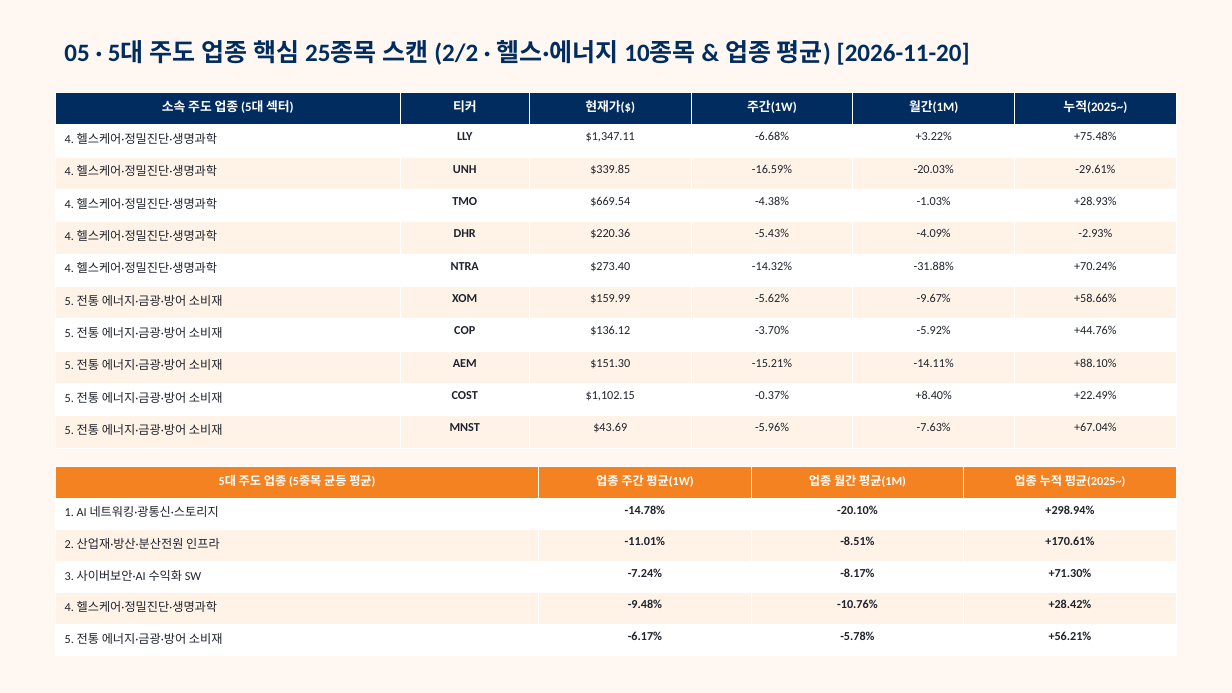
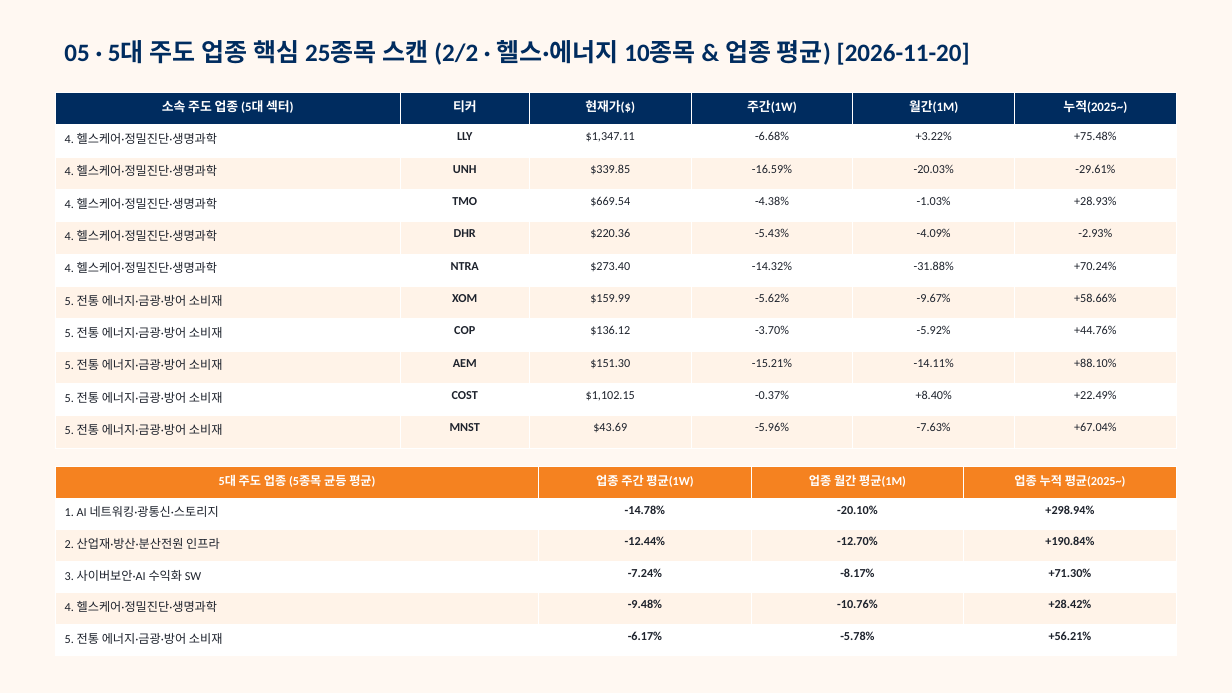
Before and after one commit to joohyunnim/ilsan-wm-us-flow-tracker, a slide deck: slide 17 of output/mirae_ilsan_wm_integrated_report_2026-11-20.pptx (slide 16 before the commit). Drawn at 1232x693 pixels with LibreOffice and Linux fonts; fonts in the diff are those of the drawing. Boxes give left, top, right and bottom in pixels: in the first picture for what was removed or moved away, otherwise in the second. Text is boxed around its words. In the diff, an @@ line names an element or a change of style, - is before the commit and + after.

```diff
--- a/output/mirae_ilsan_wm_integrated_report_2026-11-20.pptx
+++ b/output/mirae_ilsan_wm_integrated_report_2026-11-20.pptx
@@ table at bbox=[55, 467, 1177, 656] @@
-row 3: 2. 산업재·방산·분산전원 인프라 | -11.01% | -8.51% | +170.61%
+row 3: 2. 산업재·방산·분산전원 인프라 | -12.44% | -12.70% | +190.84%
```
Also in this commit, not shown: 1 other slide changed, 1 slide added, 1 other file.
